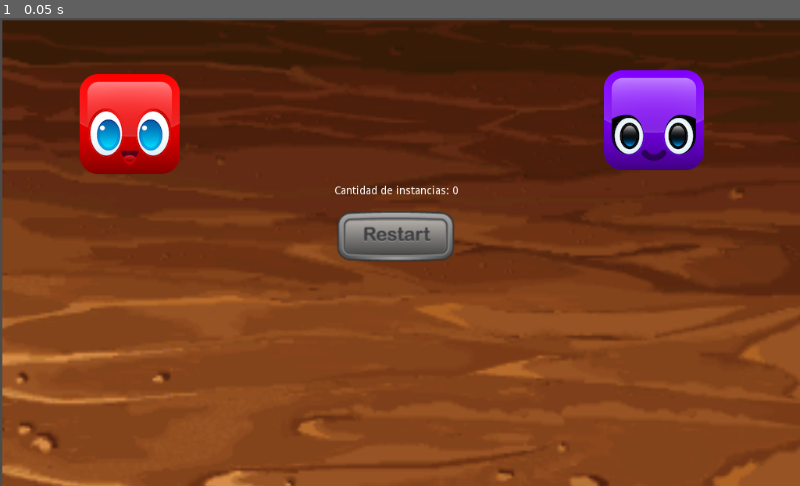
Above: before the commit, frame 1.
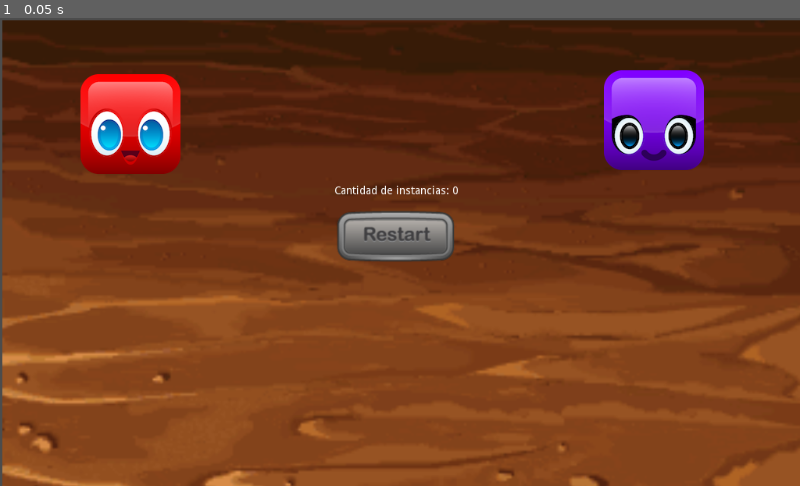
Above: after the commit, the same moment.

Repository: MiloVarok/ejercicio_senales
Game: Godot game, scene res://scenes/Menu/Menu.tscn
Same seed, same stepped clock (60 frames per second), same inputs: the game is played once before the commit and once after it.
Inputs:
- Up to frame 1 (0.05 s): no input

The runs differ from the first frame. In frame 1, 0.3% of the frame differs, in the area x 9-23%, y 11-33%.

Commit message:
Commit 1
Creación de los Scripts de las escenas y conexión de la señal botton_down de ambos botones

Diff:
--- /dev/null
+++ b/scenes/Buttons/RedGenerator/RedGenerator.gd
@@ -0,0 +1,20 @@
+extends TextureButton
+
+
+# Declare member variables here. Examples:
+# var a = 2
+# var b = "text"
+
+
+# Called when the node enters the scene tree for the first time.
+func _ready():
+	pass # Replace with function body.
+
+
+# Called every frame. 'delta' is the elapsed time since the previous frame.
+#func _process(delta):
+#	pass
+
+
+func _on_RedGenerator_button_down():
+	pass # Replace with function body.
--- /dev/null
+++ b/scenes/Buttons/VioletGenerator/VioletGenerator.gd
@@ -0,0 +1,20 @@
+extends TextureButton
+
+
+# Declare member variables here. Examples:
+# var a = 2
+# var b = "text"
+
+
+# Called when the node enters the scene tree for the first time.
+func _ready():
+	pass # Replace with function body.
+
+
+# Called every frame. 'delta' is the elapsed time since the previous frame.
+#func _process(delta):
+#	pass
+
+
+func _on_VioletGenerator_button_down():
+	pass # Replace with function body.
--- a/scenes/Menu/Menu.tscn
+++ b/scenes/Menu/Menu.tscn
@@ -1,10 +1,12 @@
-[gd_scene load_steps=7 format=2]
+[gd_scene load_steps=9 format=2]
 
 [ext_resource path="res://assets/background.png" type="Texture" id=1]
 [ext_resource path="res://scenes/Buttons/VioletGenerator/VioletGenerator.tscn" type="PackedScene" id=2]
 [ext_resource path="res://scenes/Buttons/RedGenerator/RedGenerator.tscn" type="PackedScene" id=3]
 [ext_resource path="res://scenes/Buttons/Reset/Reset.tscn" type="PackedScene" id=4]
 [ext_resource path="res://scenes/Menu/Menu.gd" type="Script" id=5]
+[ext_resource path="res://scenes/Buttons/VioletGenerator/VioletGenerator.gd" type="Script" id=6]
+[ext_resource path="res://scenes/Buttons/RedGenerator/RedGenerator.gd" type="Script" id=7]
 
 [sub_resource type="RectangleShape2D" id=1]
 extents = Vector2( 759.99, 33.6962 )
@@ -18,16 +20,18 @@
 texture = ExtResource( 1 )
 
 [node name="RedGenerator" parent="." instance=ExtResource( 3 )]
-margin_left = 102.116
+margin_left = 103.175
 margin_top = 72.2393
-margin_right = 230.116
+margin_right = 231.175
 margin_bottom = 200.239
+script = ExtResource( 7 )
 
 [node name="VioletGenerator" parent="." instance=ExtResource( 2 )]
 margin_left = 772.557
 margin_top = 67.459
 margin_right = 900.557
 margin_bottom = 195.459
+script = ExtResource( 6 )
 
 [node name="Reset" parent="." instance=ExtResource( 4 )]
 margin_left = 430.229
@@ -51,3 +55,5 @@
 __meta__ = {
 "_edit_use_anchors_": false
 }
+[connection signal="button_down" from="RedGenerator" to="RedGenerator" method="_on_RedGenerator_button_down"]
+[connection signal="button_down" from="VioletGenerator" to="VioletGenerator" method="_on_VioletGenerator_button_down"]
